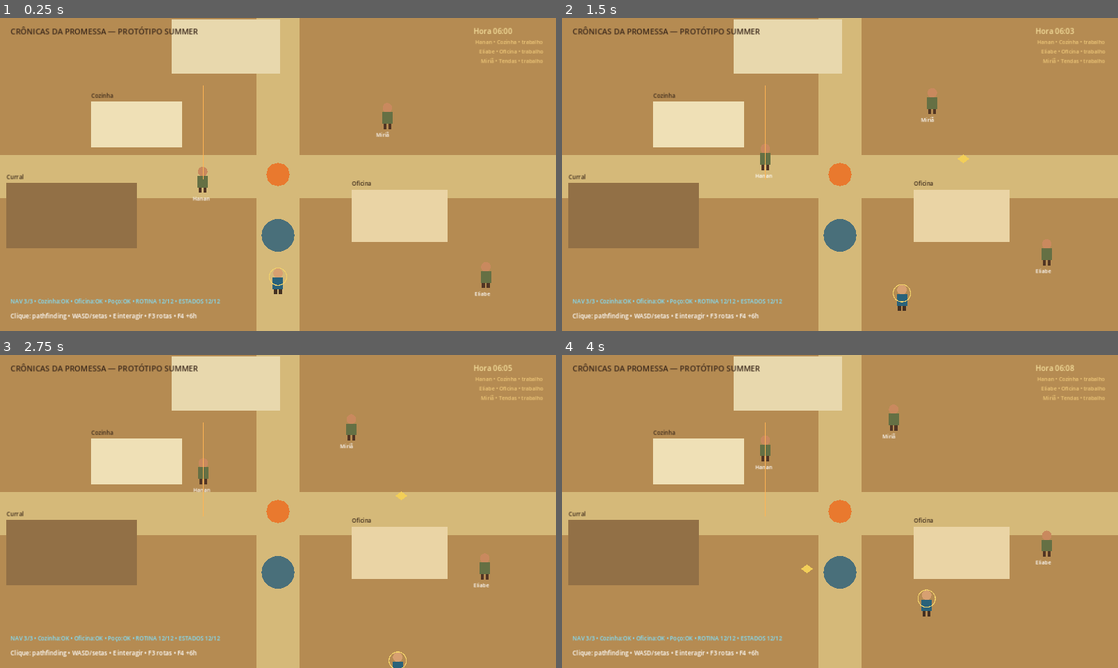
Above: before the commit, frames 1-4 (two rows, left to right).
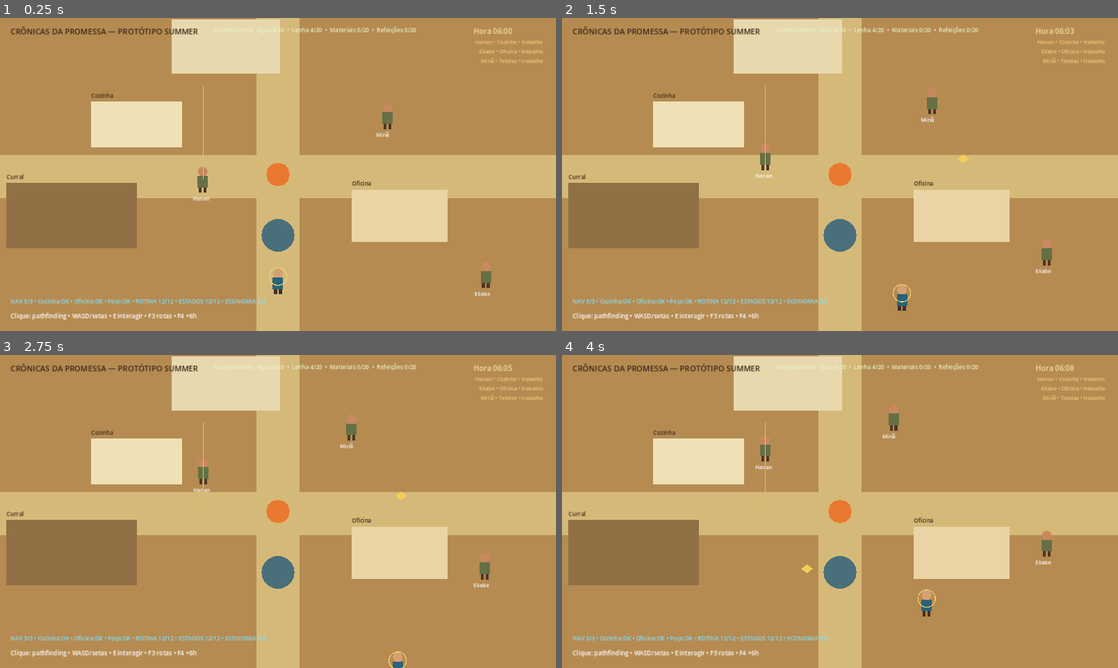
Above: after the commit, the same moments.

Repository: heitoribeiro/cronicas-da-promessa-web
Game: Godot game, scene res://scenes/main.tscn
Two runs of this game, one before a commit and one after it. Both use one fixed random seed, a clock stepped at 60 frames per second and the inputs below.
Inputs (mouse positions are in pixels of both pictures, inside the frame that each line leads up to):
- Up to frame 1 (0.25 s): no input
- Up to frame 2 (1.5 s): tap Enter at 0.5 s; move the mouse to (962, 158) at 0.52 s; hold D 0.53-1.28 s; tap E at 0.6, 1.35 s; click (962, 158) at 0.67 s; move the mouse to (728, 190) at 1.27 s; hold S from 1.28 s (still down)
- Up to frame 3 (2.75 s): move the mouse to (333, 442) at 2.02 s; release S at 2.03 s; hold D from 2.03 s (still down); tap E at 2.1 s
- Up to frame 4 (4 s): move the mouse to (812, 574) at 2.77 s; release D at 2.78 s; hold W 2.78-3.53 s; tap E at 2.85, 3.6 s; click (812, 574) at 2.92 s; move the mouse to (1006, 558) at 3.52 s; hold A from 3.53 s (still down)

The runs differ from the first frame. In frame 1, 0.3% of the frame differs, in the area x 39-75%, y 2-92%; in frame 2, 0.3%; in frame 3, 0.3%; in frame 4, 0.3%.

Commit message:
feat: add first camp resource economy loop

Diff:
--- a/summer-prototype/scripts/main.gd
+++ b/summer-prototype/scripts/main.gd
@@ -24,8 +24,18 @@
 var navigation_self_test_summary := "NAV: aguardando autoteste"
 var routine_self_test_summary := "ROTINA: aguardando autoteste"
 var behavior_self_test_summary := "ESTADOS: aguardando autoteste"
+var economy_self_test_summary := "ECONOMIA: aguardando autoteste"
 var clock_label: Label
 var routine_label: Label
+var resource_label: Label
+
+const RESOURCE_CAP := 20
+var camp_resources: Dictionary = {
+	"agua": 4,
+	"lenha": 4,
+	"materiais": 0,
+	"refeicoes": 0
+}
 
 const GAME_MINUTES_PER_REAL_SECOND := 2.0
 var game_minutes := 6.0 * 60.0
@@ -44,6 +54,7 @@
 	_run_navigation_self_tests()
 	_run_routine_self_tests()
 	_run_behavior_self_tests()
+	_run_economy_self_tests()
 	_build_ui()
 	_spawn_player()
 	_spawn_hanan()
@@ -60,6 +71,7 @@
 
 	_apply_all_npc_routines(false)
 	_update_clock_ui()
+	_update_resource_ui()
 
 	var nearby := player.global_position.distance_to(hanan.global_position) <= 82.0
 	prompt_panel.visible = nearby and not dialogue_panel.visible
@@ -394,6 +406,87 @@
 	behavior_self_test_summary = "ESTADOS %d/%d" % [passed, checks.size()]
 	print("[BEHAVIORTEST] ", behavior_self_test_summary)
 
+func _resource_effect_for(npc_name: String, routine_id: String, point_index: int) -> Dictionary:
+	if point_index != 0:
+		return {}
+
+	match npc_name:
+		"Hanan":
+			if routine_id == "cozinha_manha":
+				return {"agua": -1, "lenha": -1, "refeicoes": 1}
+		"Eliabe":
+			if routine_id == "oficina_manha":
+				return {"materiais": 1}
+			if routine_id == "coleta_tarde":
+				return {"lenha": 1}
+		"Miriã":
+			if routine_id == "agua_tarde":
+				return {"agua": 1}
+
+	return {}
+
+func _can_apply_resource_effect(effect: Dictionary) -> bool:
+	for resource_key in effect.keys():
+		var resource_id := String(resource_key)
+		var delta := int(effect[resource_key])
+		if delta < 0 and int(camp_resources.get(resource_id, 0)) + delta < 0:
+			return false
+	return true
+
+func _apply_resource_effect(npc_name: String, routine_id: String, point_index: int) -> void:
+	var effect := _resource_effect_for(npc_name, routine_id, point_index)
+	if effect.is_empty():
+		return
+
+	if not _can_apply_resource_effect(effect):
+		print("[RESOURCE] ", npc_name, " bloqueado em ", routine_id, ": recursos insuficientes")
+		return
+
+	var parts: Array[String] = []
+	for resource_key in effect.keys():
+		var resource_id := String(resource_key)
+		var delta := int(effect[resource_key])
+		var current := int(camp_resources.get(resource_id, 0))
+		var updated := clampi(current + delta, 0, RESOURCE_CAP)
+		camp_resources[resource_id] = updated
+		parts.append("%s %+d" % [resource_id, delta])
+
+	print("[RESOURCE] ", npc_name, " / ", routine_id, " -> ", ", ".join(PackedStringArray(parts)))
+	_update_resource_ui()
+
+func _update_resource_ui() -> void:
+	if resource_label == null:
+		return
+	resource_label.text = "Acampamento  Água %d/%d  •  Lenha %d/%d  •  Materiais %d/%d  •  Refeições %d/%d" % [
+		int(camp_resources.get("agua", 0)), RESOURCE_CAP,
+		int(camp_resources.get("lenha", 0)), RESOURCE_CAP,
+		int(camp_resources.get("materiais", 0)), RESOURCE_CAP,
+		int(camp_resources.get("refeicoes", 0)), RESOURCE_CAP
+	]
+
+func _run_economy_self_tests() -> void:
+	var hanan_effect := _resource_effect_for("Hanan", "cozinha_manha", 0)
+	var eliabe_workshop := _resource_effect_for("Eliabe", "oficina_manha", 0)
+	var eliabe_collect := _resource_effect_for("Eliabe", "coleta_tarde", 0)
+	var miria_water := _resource_effect_for("Miriã", "agua_tarde", 0)
+	var non_productive := _resource_effect_for("Miriã", "agua_tarde", 1)
+
+	var checks: Array[bool] = [
+		int(hanan_effect.get("agua", 0)) == -1 and int(hanan_effect.get("lenha", 0)) == -1 and int(hanan_effect.get("refeicoes", 0)) == 1,
+		int(eliabe_workshop.get("materiais", 0)) == 1,
+		int(eliabe_collect.get("lenha", 0)) == 1,
+		int(miria_water.get("agua", 0)) == 1,
+		non_productive.is_empty()
+	]
+
+	var passed := 0
+	for check in checks:
+		if check:
+			passed += 1
+
+	economy_self_test_summary = "ECONOMIA %d/%d" % [passed, checks.size()]
+	print("[ECONOMYTEST] ", economy_self_test_summary)
+
 func _build_navigation_grid() -> void:
 	navigation_grid.region = Rect2i(0, 0, int(ceil(1280.0 / NAV_CELL_SIZE)), int(ceil(720.0 / NAV_CELL_SIZE)))
 	navigation_grid.cell_size = Vector2(NAV_CELL_SIZE, NAV_CELL_SIZE)
@@ -550,11 +643,12 @@
 func _on_hanan_activity_changed(activity_id: String) -> void:
 	print("[ACTIVITY] Hanan estado: ", activity_id)
 
-func _on_hanan_action_started(activity_id: String, routine_id: String, world_position: Vector2) -> void:
-	print("[ACTION] Hanan iniciou ", activity_id, " / ", routine_id, " em ", world_position)
-
-func _on_hanan_action_completed(activity_id: String, routine_id: String, world_position: Vector2) -> void:
-	print("[ACTION] Hanan concluiu ", activity_id, " / ", routine_id, " em ", world_position)
+func _on_hanan_action_started(activity_id: String, routine_id: String, point_index: int, world_position: Vector2) -> void:
+	print("[ACTION] Hanan iniciou ", activity_id, " / ", routine_id, " ponto ", point_index, " em ", world_position)
+
+func _on_hanan_action_completed(activity_id: String, routine_id: String, point_index: int, world_position: Vector2) -> void:
+	print("[ACTION] Hanan concluiu ", activity_id, " / ", routine_id, " ponto ", point_index, " em ", world_position)
+	_apply_resource_effect("Hanan", routine_id, point_index)
 
 func _build_ui() -> void:
 	var canvas := CanvasLayer.new()
@@ -566,6 +660,15 @@
 	instructions.add_theme_font_size_override("font_size", 14)
 	instructions.add_theme_color_override("font_color", Color.WHITE)
 	canvas.add_child(instructions)
+
+	resource_label = Label.new()
+	resource_label.position = Vector2(380, 18)
+	resource_label.size = Vector2(690, 24)
+	resource_label.horizontal_alignment = HORIZONTAL_ALIGNMENT_CENTER
+	resource_label.add_theme_font_size_override("font_size", 13)
+	resource_label.add_theme_color_override("font_color", Color("#e8f0c4"))
+	canvas.add_child(resource_label)
+	_update_resource_ui()
 
 	clock_label = Label.new()
 	clock_label.position = Vector2(1090, 18)
@@ -582,7 +685,7 @@
 	canvas.add_child(routine_label)
 
 	navigation_debug_label = Label.new()
-	navigation_debug_label.text = "%s • %s • %s" % [navigation_self_test_summary, routine_self_test_summary, behavior_self_test_summary]
+	navigation_debug_label.text = "%s • %s • %s • %s" % [navigation_self_test_summary, routine_self_test_summary, behavior_self_test_summary, economy_self_test_summary]
 	navigation_debug_label.position = Vector2(24, 642)
 	navigation_debug_label.add_theme_font_size_override("font_size", 13)
 	navigation_debug_label.add_theme_color_override("font_color", Color("#7ee0ff"))
@@ -704,11 +807,12 @@
 func _on_registered_npc_activity_changed(activity_id: String, npc_name: String) -> void:
 	print("[ACTIVITY] ", npc_name, " estado: ", activity_id)
 
-func _on_registered_npc_action_started(activity_id: String, routine_id: String, world_position: Vector2, npc_name: String) -> void:
-	print("[ACTION] ", npc_name, " iniciou ", activity_id, " / ", routine_id, " em ", world_position)
-
-func _on_registered_npc_action_completed(activity_id: String, routine_id: String, world_position: Vector2, npc_name: String) -> void:
-	print("[ACTION] ", npc_name, " concluiu ", activity_id, " / ", routine_id, " em ", world_position)
+func _on_registered_npc_action_started(activity_id: String, routine_id: String, point_index: int, world_position: Vector2, npc_name: String) -> void:
+	print("[ACTION] ", npc_name, " iniciou ", activity_id, " / ", routine_id, " ponto ", point_index, " em ", world_position)
+
+func _on_registered_npc_action_completed(activity_id: String, routine_id: String, point_index: int, world_position: Vector2, npc_name: String) -> void:
+	print("[ACTION] ", npc_name, " concluiu ", activity_id, " / ", routine_id, " ponto ", point_index, " em ", world_position)
+	_apply_resource_effect(npc_name, routine_id, point_index)
 
 func _create_destination_marker() -> void:
 	destination_marker = Node2D.new()
